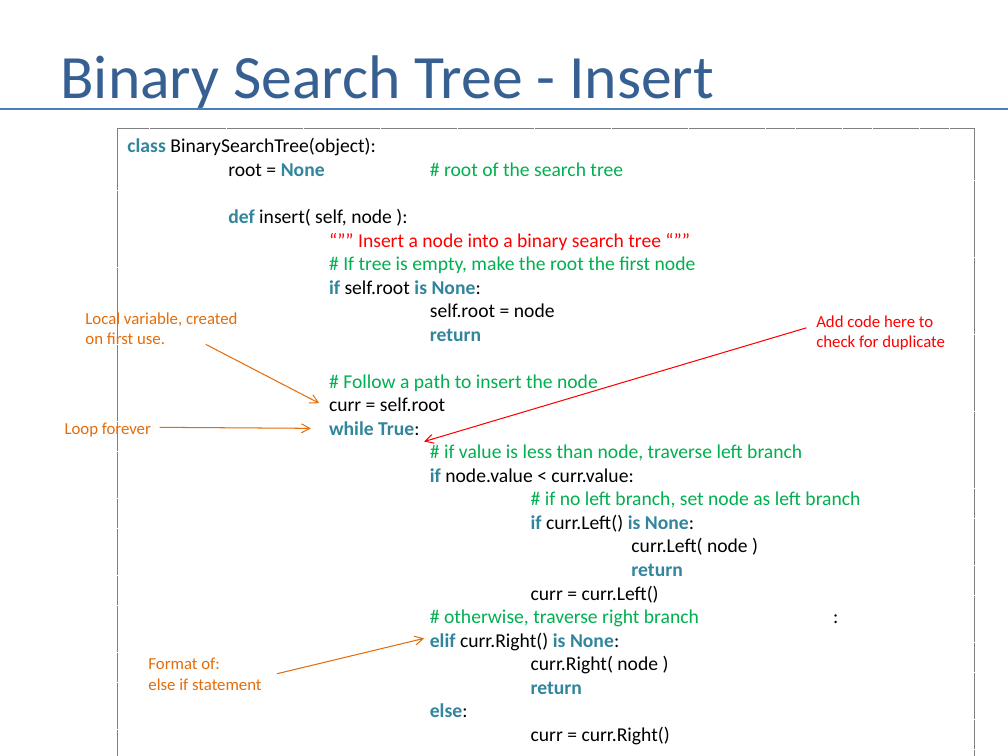
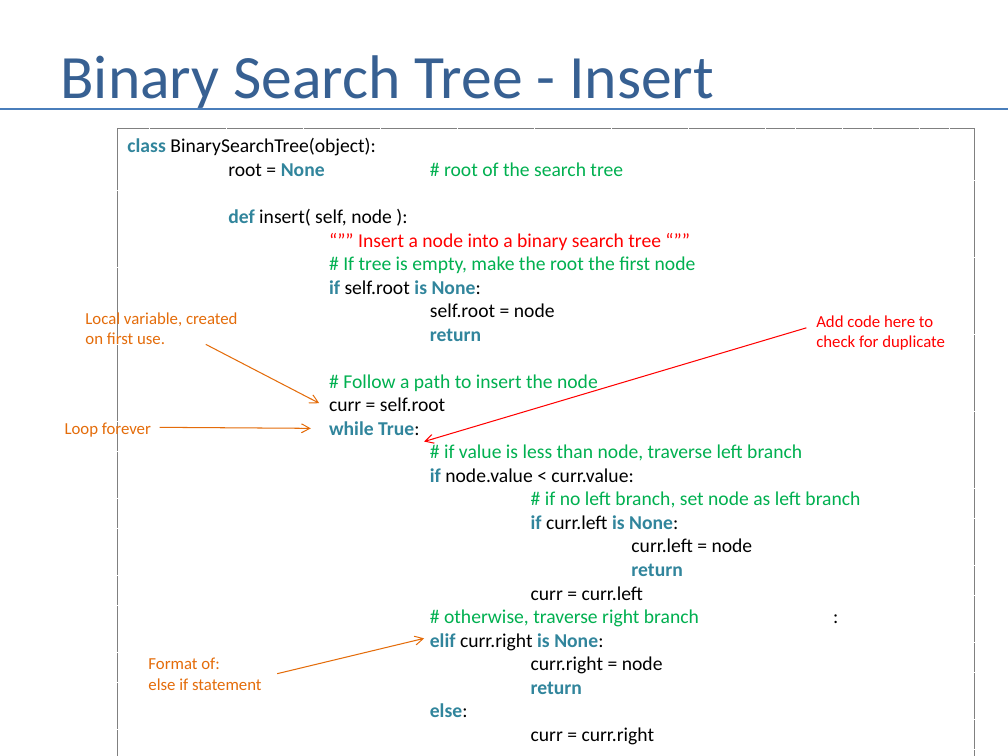
Before and after one commit to andrewferlitsch/Portland-Data-Science-Group, a slide deck: slide 55 of Presentations/Whiteboarding.pptx. Drawn at 1008x756 pixels with LibreOffice and Linux fonts; fonts in the diff are those of the drawing. Boxes give left, top, right and bottom in pixels: in the first picture for what was removed or moved away, otherwise in the second. Text is boxed around its words. In the diff, an @@ line names an element or a change of style, - is before the commit and + after.

```diff
--- a/Presentations/Whiteboarding.pptx
+++ b/Presentations/Whiteboarding.pptx
@@ text in rectangle at (x1=531, y1=515, x2=753, y2=552): text changed @@
-if curr.Left() is None:
-curr.Left( node )
+if curr.left is None:
+curr.left = node
@@ text in rectangle at (x1=531, y1=586, x2=643, y2=600): text changed @@
-curr = curr.Left()
+curr = curr.left
@@ text in rectangle at (x1=430, y1=633, x2=663, y2=674): text changed @@
-elif curr.Right() is None:
-curr.Right( node )
+elif curr.right is None:
+curr.right = node
@@ text in rectangle at (x1=531, y1=727, x2=655, y2=745): text changed @@
-curr = curr.Right()
+curr = curr.right
```
Also in this commit, not shown: 7 other slides changed.
